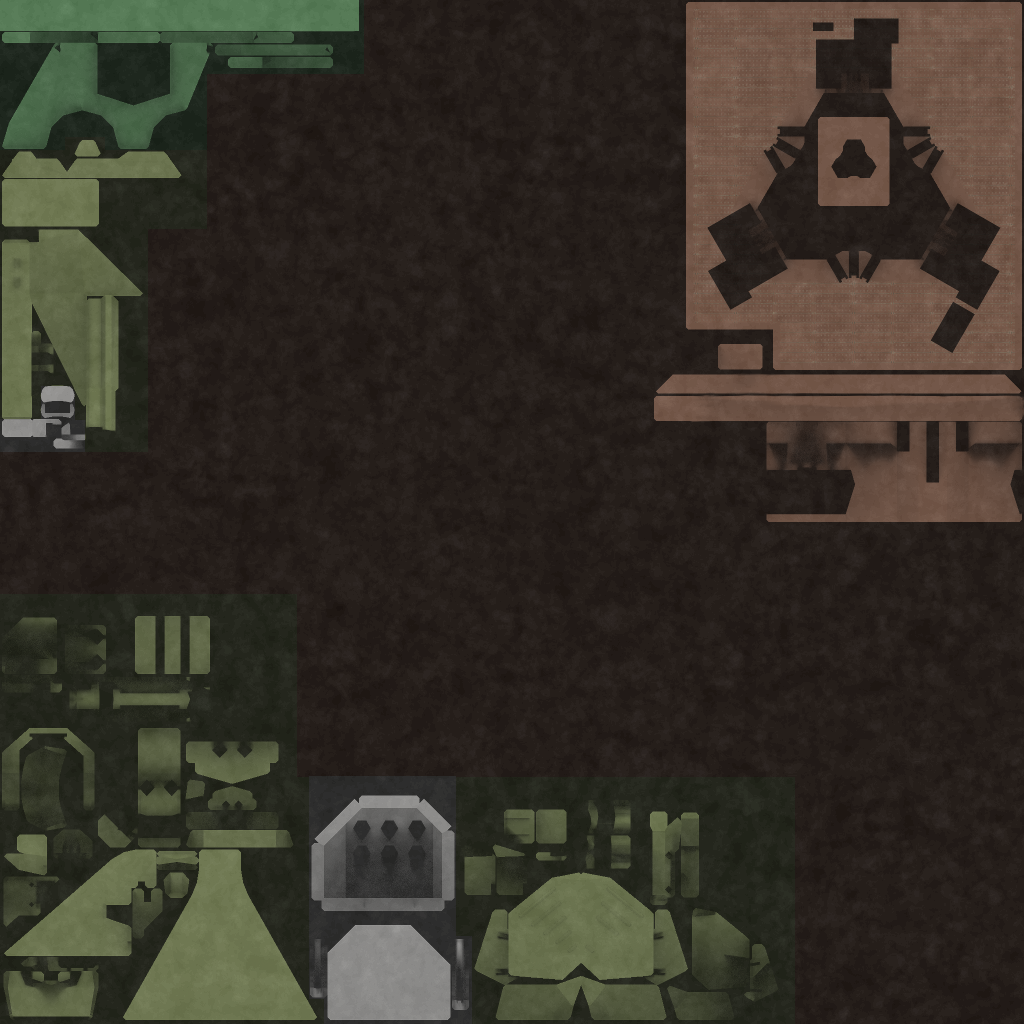
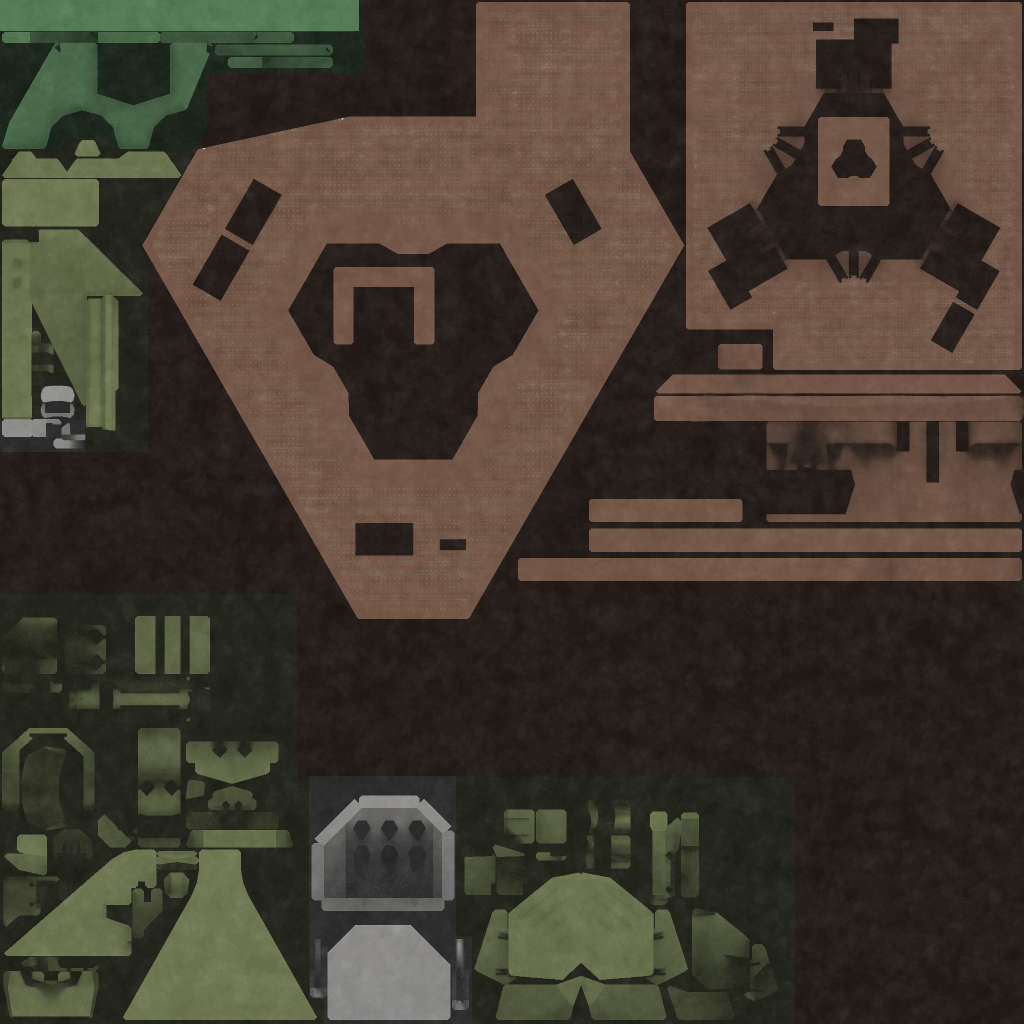
Comparing the layer stacks of the two 1024 × 1024 images. Changes:
painted on "AO" over [142, 2, 1022, 619]
painted on "Layer #1" over [151, 10, 676, 611]
painted on "Layer" over [140, 131, 207, 265]
